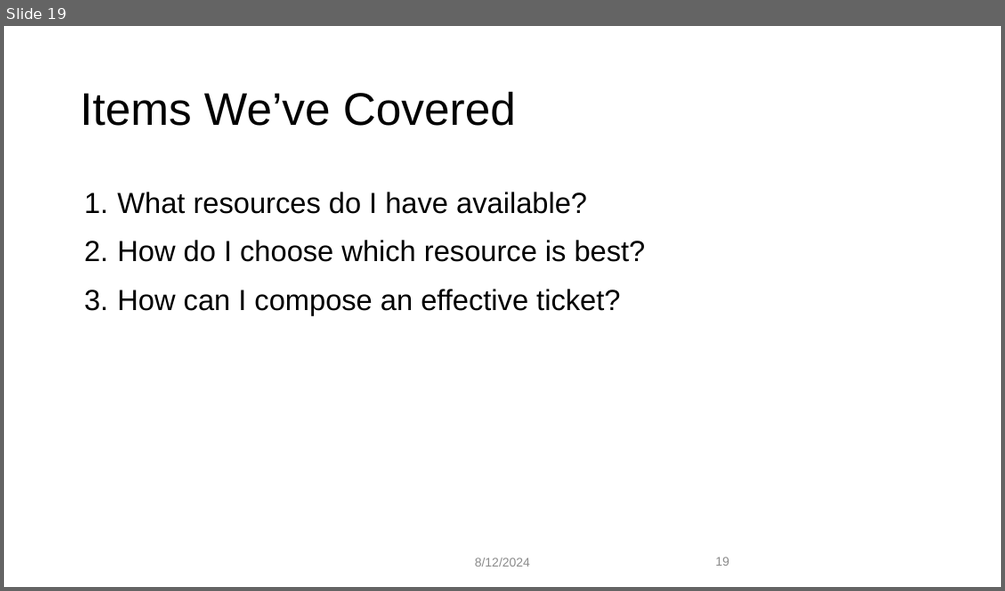
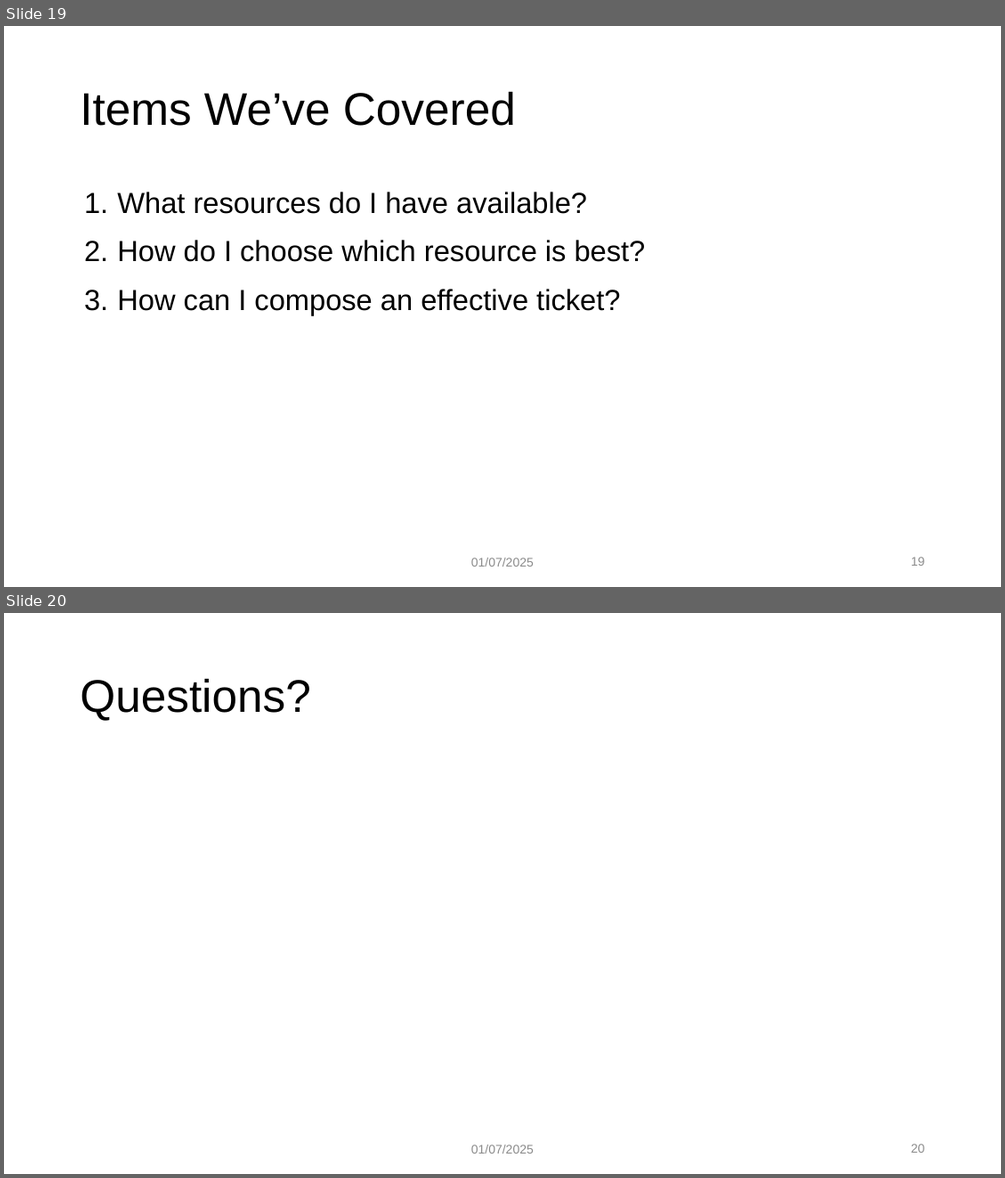
Before and after one commit to mohalkh5/hpc_fundamentals_micro_credential, a slide deck: asking_for_help/getting_help_curc.pptx. Shown one above the other, each under a label of ours: slide 19 before the commit, slides 19 and 20 after it. The pictures are 1005x591 and 1005x1178 pixels, drawn with LibreOffice and Linux fonts; fonts in the diff are those of the drawing; background and template pictures are left out. Boxes give left, top, right and bottom in pixels: in the first picture for what was removed or moved away, otherwise in the second. Text is boxed around its words. In the diff, an @@ line names an element or a change of style, - is before the commit and + after.

```diff
--- a/asking_for_help/getting_help_curc.pptx
+++ b/asking_for_help/getting_help_curc.pptx
@@ slide 20 added at (x1=4, y1=613, x2=1001, y2=1174), background #FFFFFF @@
@@ title added at (x1=80, y1=678, x2=311, y2=721), 44 pt, text #000000 @@
+Questions?
@@ text added at (x1=471, y1=1144, x2=534, y2=1153), 12 pt, text #8C8C8C @@
+01/07/2025
@@ page number added at (x1=911, y1=1143, x2=925, y2=1152), 12 pt, text #8C8C8C @@
+20
@@ slide 19 changed as well @@
@@ text at (x1=471, y1=557, x2=534, y2=566): text changed @@
-8/12/2024
+01/07/2025
@@ page number at (x1=911, y1=556, x2=925, y2=565): alignment left to right @@
```
Also in this commit, not shown: 18 other slides changed, 2 slides removed, 1 other file.
